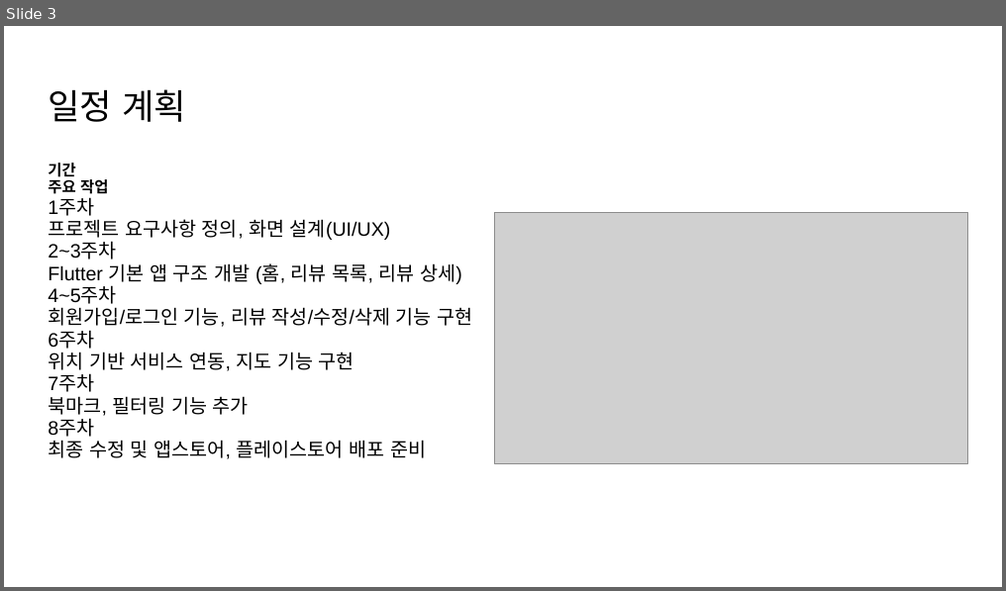
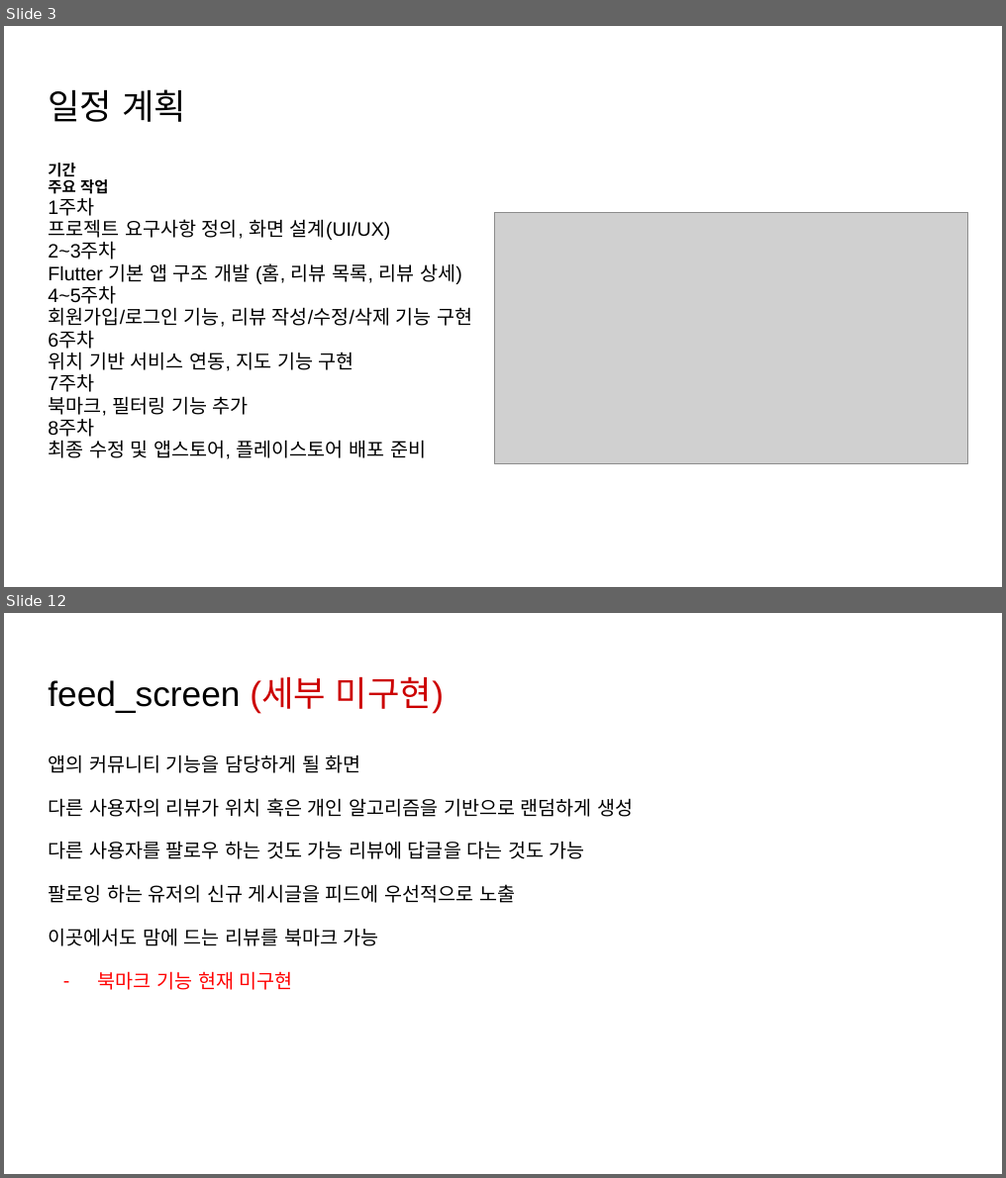
Before and after one commit to yurei55/TIL, a slide deck: K-Taste.pptx. Shown one above the other, each under a label of ours: slide 3 before the commit, slides 3 and 12 after it; the slides between them are not shown. The pictures are 1006x591 and 1006x1178 pixels, drawn with LibreOffice and Linux fonts; fonts in the diff are those of the drawing; grey boxes stand for pictures. Boxes give left, top, right and bottom in pixels: in the first picture for what was removed or moved away, otherwise in the second. Text is boxed around its words. In the diff, an @@ line names an element or a change of style, - is before the commit and + after.

```diff
--- a/K-Taste.pptx
+++ b/K-Taste.pptx
@@ slide 12 added at (4, 613, 1002, 1174), background #FFFFFF @@
@@ title added at (48, 676, 444, 714), 25.2 pt, text #000000 @@
+feed_screen (세부 미구현)
@@ text added at (48, 755, 634, 990), 14 pt, text #000000 @@
+앱의 커뮤니티 기능을 담당하게 될 화면
+다른 사용자의 리뷰가 위치 혹은 개인 알고리즘을 기반으로 랜덤하게 생성
+다른 사용자를 팔로우 하는 것도 가능 리뷰에 답글을 다는 것도 가능
+팔로잉 하는 유저의 신규 게시글을 피드에 우선적으로 노출
+이곳에서도 맘에 드는 리뷰를 북마크 가능
+– 북마크 기능 현재 미구현
```
Also in this commit, not shown: 4 slides changed, 8 other slides added, 1 slide removed.
